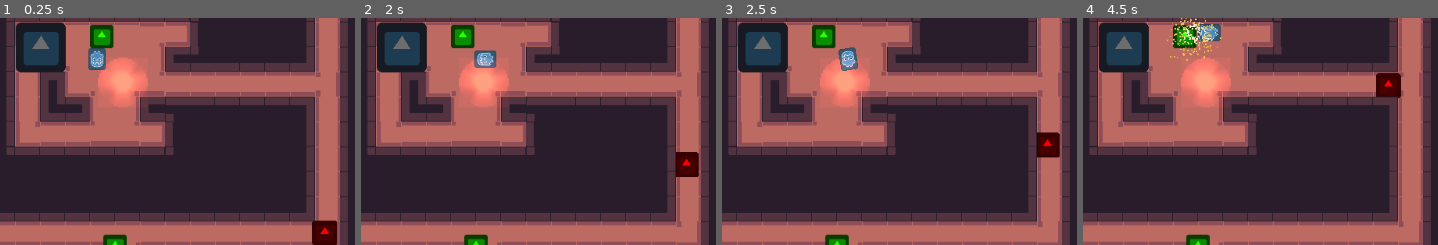
Above: before the commit, frames 1-4 (left to right).
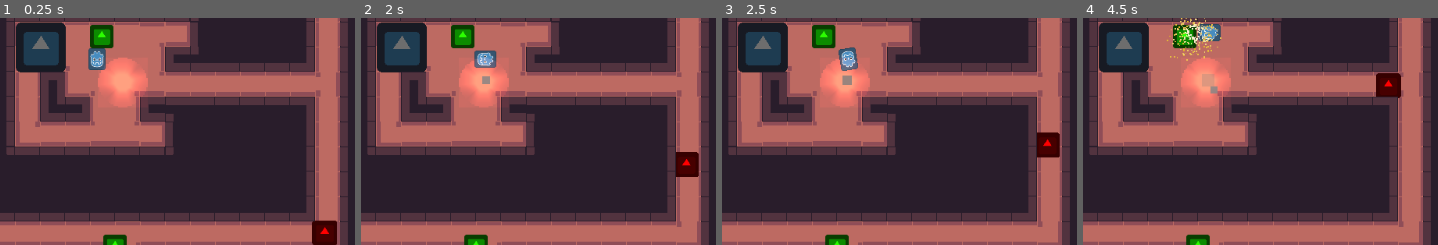
Above: after the commit, the same moments.

Repository: LaTu-Jams/LD54
Game: Godot game, scene res://scenes/Main.tscn
Same seed, same stepped clock (60 frames per second), same inputs: the game is played once before the commit and once after it. The engine's default icon, where the game draws it, is replaced by a stand-in: a white triangle on a blue panel in a dark square.
Inputs:
- Up to frame 1 (0.25 s): no input
- Up to frame 2 (2 s): hold D (turn_right) 0.53-1.28 s; hold Space (Mine) 0.53-1.28 s; hold S (move_backward) from 1.28 s (still down); tap Space (Mine) at 1.35 s
- Up to frame 3 (2.5 s): release S (move_backward) at 2.03 s; hold D (turn_right) from 2.03 s (still down); hold Space (Mine) from 2.03 s (still down)
- Up to frame 4 (4.5 s): release D (turn_right) at 2.78 s; release Space (Mine) at 2.78 s; hold W (move_forward) 2.78-3.53 s; tap Space (Mine) at 2.85, 4.35 s; hold Space (Mine) 3.53-4.28 s; hold A (turn_left) from 3.53 s (still down)
The pictures show only the part of the screen within x 50-100%, y 36-85%; the shares and areas given below are measured in that part.

Frame 1 is identical in both runs. In frame 2, less than 0.1% of the frame differs, in the area x 34-37%, y 25-30%; in frame 3, 0.1%; in frame 4, 0.3%, in the area x 33-39%, y 24-34%.

Commit message:
Add smoking particles to heat areas

Diff:
--- a/scenes/HeatArea.tscn
+++ b/scenes/HeatArea.tscn
@@ -8,6 +8,14 @@
 
 [sub_resource type="CircleShape2D" id=3]
 radius = 16.0
+
+[sub_resource type="Curve" id=5]
+max_value = 16.0
+_data = [ Vector2( 0, 0 ), 0.0, 0.0, 0, 0, Vector2( 0.212871, 6.32727 ), 44.0071, 44.0071, 0, 0, Vector2( 1, 16 ), 0.0, 0.0, 0, 0 ]
+
+[sub_resource type="Gradient" id=6]
+offsets = PoolRealArray( 0, 0.558659, 0.765363 )
+colors = PoolColorArray( 0.627451, 0.627451, 0.627451, 1, 0.423529, 0.423529, 0.423529, 0.682353, 0.537255, 0.537255, 0.537255, 0 )
 
 [node name="HeatArea" type="Area2D"]
 position = Vector2( 16, 17 )
@@ -29,5 +37,20 @@
 [node name="CollisionShape2D" type="CollisionShape2D" parent="."]
 shape = SubResource( 3 )
 
+[node name="SmokeParticle" type="CPUParticles2D" parent="."]
+z_index = 1200
+emitting = false
+amount = 3
+lifetime = 7.0
+randomness = 1.0
+lifetime_randomness = 0.1
+emission_shape = 1
+emission_sphere_radius = 16.0
+direction = Vector2( 1, -1 )
+gravity = Vector2( 0.1, 0.5 )
+damping = 1.0
+scale_amount_curve = SubResource( 5 )
+color_ramp = SubResource( 6 )
+
 [connection signal="body_entered" from="." to="." method="_on_HeatArea_body_entered"]
 [connection signal="body_exited" from="." to="." method="_on_HeatArea_body_exited"]
--- a/scripts/HeatArea.gd
+++ b/scripts/HeatArea.gd
@@ -4,6 +4,9 @@
 export var heating_amount = 5
 var current_player
 
+
+func _ready():
+	$SmokeParticle.emitting = true
 
 # Called every frame. 'delta' is the elapsed time since the previous frame.
 func _process(delta):
Not shown: 1 places in scenes/HeatArea.tscn that only renumber resources
